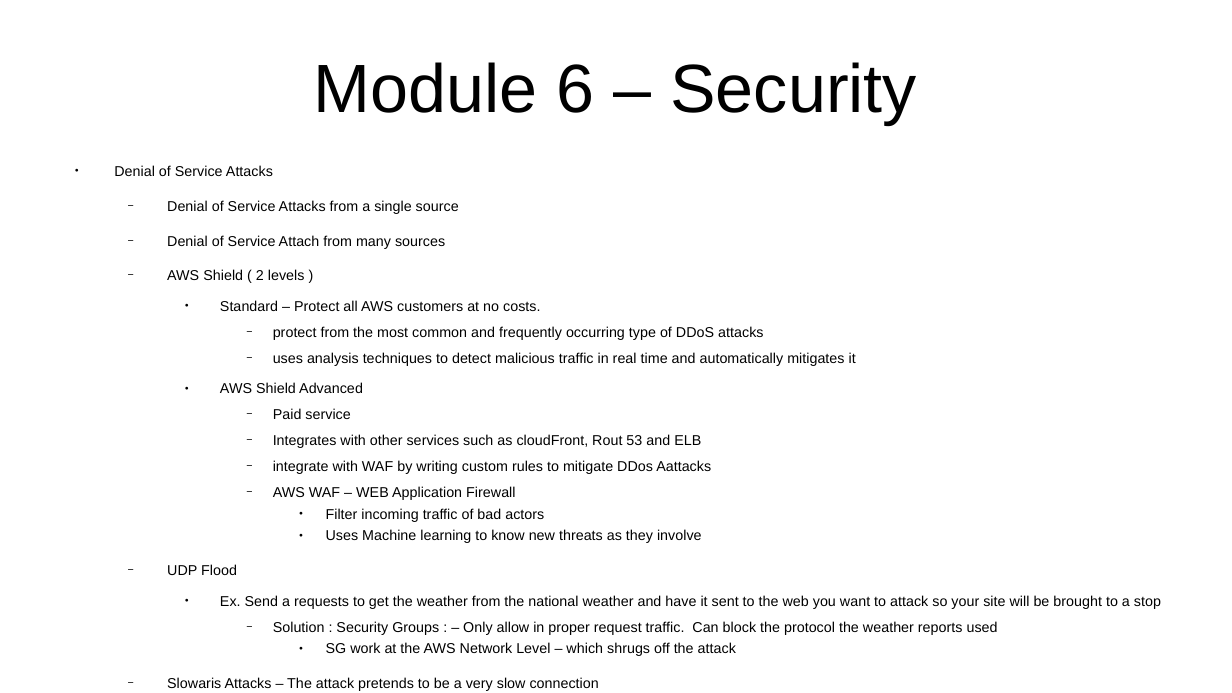
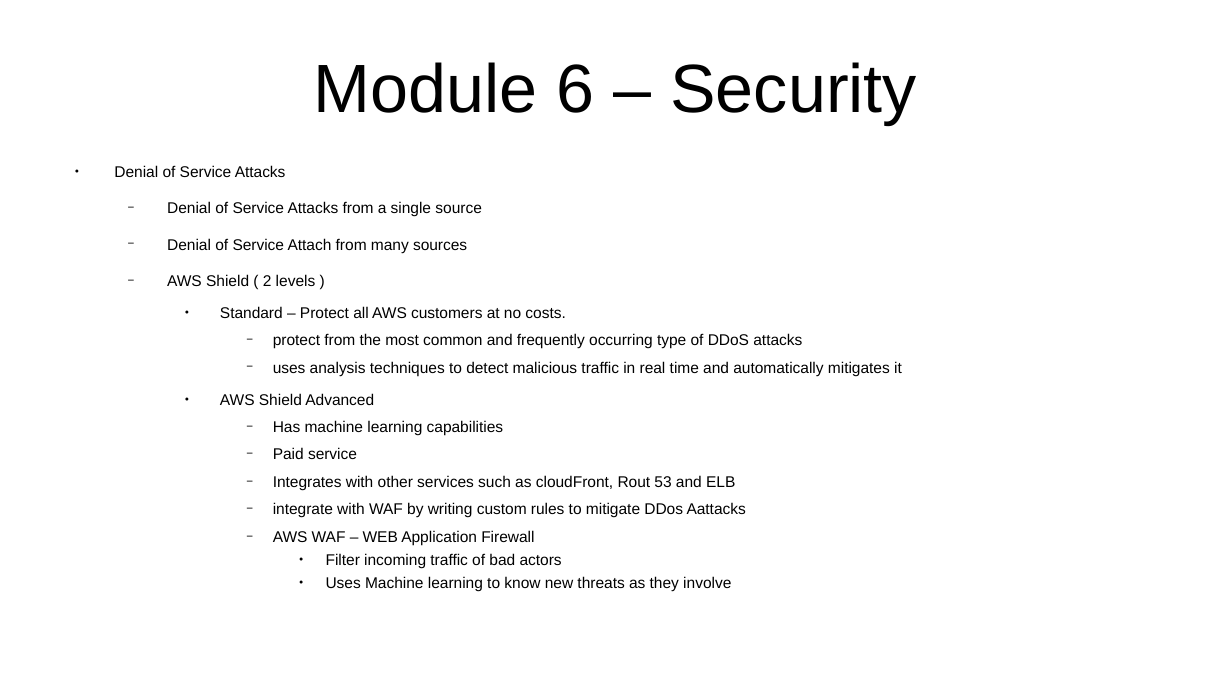
Before and after one commit to CharlesStockman/notesFromCourses, a slide deck: slide 58 of aws/cloud_practitioner/AWS.odp (slide 54 before the commit). Drawn at 1232x693 pixels with LibreOffice and Linux fonts; fonts in the diff are those of the drawing. Boxes give left, top, right and bottom in pixels: in the first picture for what was removed or moved away, otherwise in the second. Text is boxed around its words. In the diff, an @@ line names an element or a change of style, - is before the commit and + after.

```diff
--- a/aws/cloud_practitioner/AWS.odp
+++ b/aws/cloud_practitioner/AWS.odp
@@ text at box(114, 165, 902, 591): size 9.2 to 10 pt @@
@@ text at box(273, 420, 504, 435): paragraph added @@
+      − Has machine learning capabilities
@@ text at box(167, 564, 1161, 691): paragraphs removed @@
-  − UDP Flood
-    ● Ex. Send a requests to get the weather from the national weather and have it sent to the web you want to attack so your site will be brought to a stop
-      − Solution : Security Groups : – Only allow in proper request traffic. Can block the protocol the weather reports used
-        ● SG work at the AWS Network Level – which shrugs off the attack
-  − Slowaris Attacks – The attack pretends to be a very slow connection
-    ● Solution ELB – waits for the entire message is completed before sending it to the front end
-      − ELB is scalable and runs at the Regions ( would have to overwhelm the AWS Region)
```
Also in this commit, not shown: 52 other slides changed, 5 slides added, 1 slide removed, 11 other files.
